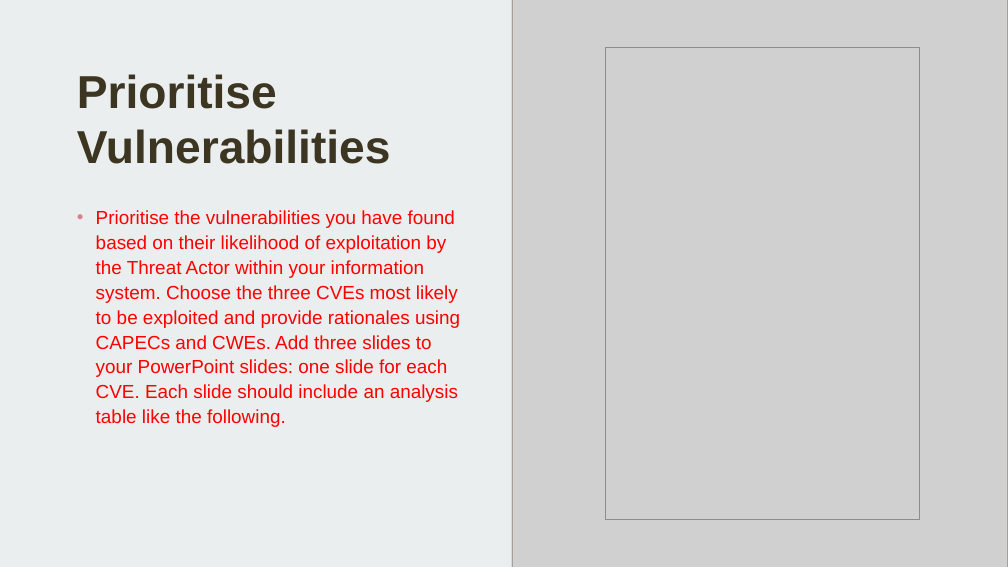
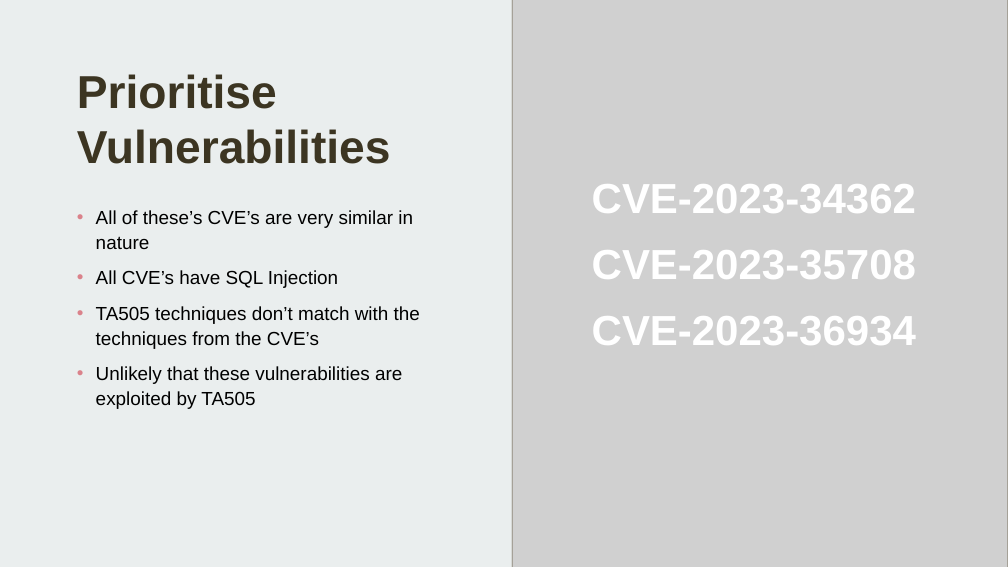
Before and after one commit to IceFire4/Assignment_1_Daniel_Edwards_Matthew_Haydon, a slide deck: slide 15 of Assignment 2 Portfolio.pptx (slide 13 before the commit). Drawn at 1008x567 pixels with LibreOffice and Linux fonts; fonts in the diff are those of the drawing; grey boxes stand for pictures; background and template pictures are left out. Boxes give left, top, right and bottom in pixels: in the first picture for what was removed or moved away, otherwise in the second. Text is boxed around its words. In the diff, an @@ line names an element or a change of style, - is before the commit and + after.

```diff
--- a/Assignment 2 Portfolio.pptx
+++ b/Assignment 2 Portfolio.pptx
@@ picture removed at bbox=[605, 47, 920, 520] @@
@@ text added at bbox=[592, 184, 916, 345], 40 pt, text #FFFFFF, bold @@
+CVE-2023-34362
+CVE-2023-35708
+CVE-2023-36934
@@ text at bbox=[96, 210, 420, 409]: text changed; text colour #FF0000 to #000000 @@
-• Prioritise the vulnerabilities you have found based on their likelihood of exploitation by the Threat Actor within your information system. Choose the three CVEs most likely to be exploited and provide rationales using CAPECs and CWEs. Add three slides to your PowerPoint slides: one slide for each CVE. Each slide should include an analysis table like the following.
+• All of these’s CVE’s are very similar in nature
+• All CVE’s have SQL Injection
+• TA505 techniques don’t match with the techniques from the CVE’s
+• Unlikely that these vulnerabilities are exploited by TA505
```
Also in this commit, not shown: 3 other slides changed, 1 slide added.
